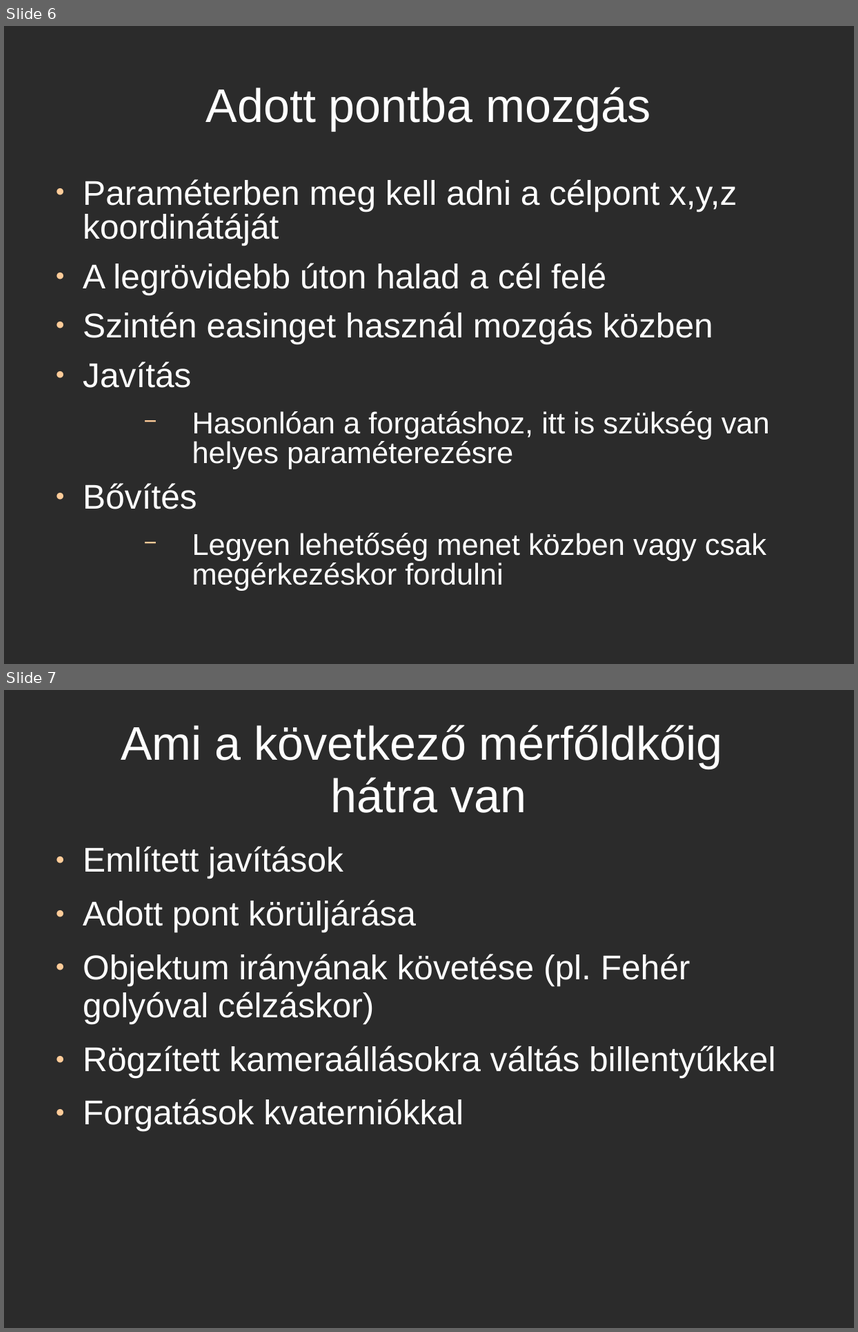
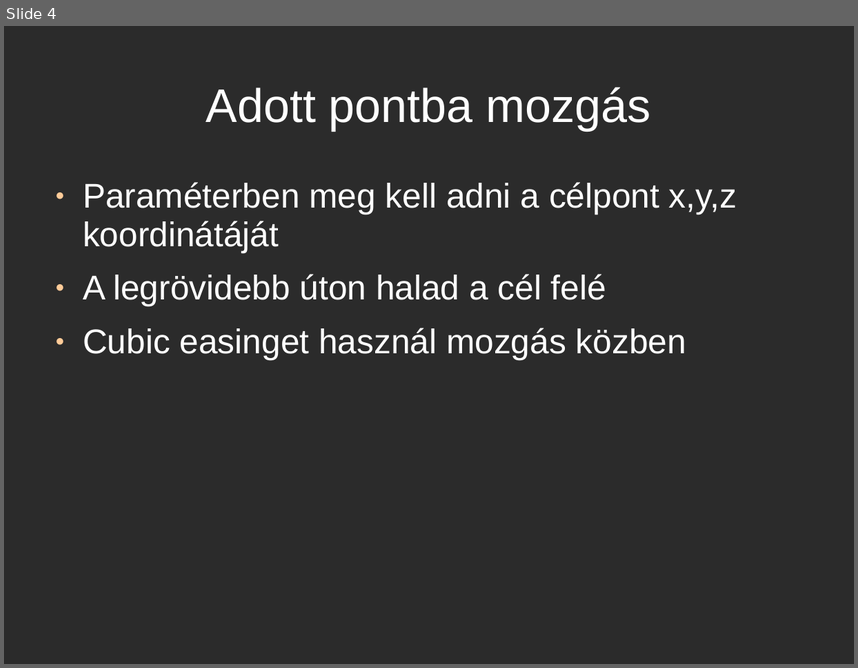
Before and after one commit to csko/Pool, a slide deck: Milestone 1/doc/borde_sandor_m1.ppt. Shown one above the other, each under a label of ours: slides 6 and 7 before the commit, slide 4 after it. The pictures are 858x1332 and 858x668 pixels, drawn with LibreOffice and Linux fonts; fonts in the diff are those of the drawing; background and template pictures are left out; a plain dark background stands for a picture behind light text. Boxes give left, top, right and bottom in pixels: in the first picture for what was removed or moved away, otherwise in the second. Text is boxed around its words. In the diff, an @@ line names an element or a change of style, - is before the commit and + after.

```diff
--- a/Milestone 1/doc/borde_sandor_m1.ppt
+++ b/Milestone 1/doc/borde_sandor_m1.ppt
@@ slide 7 removed at (x1=4, y1=690, x2=854, y2=1328), background picture (left out) @@
@@ title removed at (x1=121, y1=724, x2=723, y2=813) @@
-Ami a következő mérfőldkőig
-hátra van
@@ text removed at (x1=83, y1=846, x2=775, y2=1131) @@
-● Említett javítások
-● Adott pont körüljárása
-● Objektum irányának követése (pl. Fehér golyóval célzáskor)
-● Rögzített kameraállásokra váltás billentyűkkel
-● Forgatások kvaterniókkal
@@ what was slide 6 is now slide 4 @@
@@ slide 4 changed as well @@
@@ text at (x1=83, y1=182, x2=737, y2=306): line spacing 0.83 to 0.93 @@
@@ text at (x1=83, y1=328, x2=686, y2=360): text changed; size 28 to 32 pt @@
-● Szintén easinget használ mozgás közben
-● Javítás
-  − Hasonlóan a forgatáshoz, itt is szükség van helyes paraméterezésre
-● Bővítés
-  − Legyen lehetőség menet közben vagy csak megérkezéskor fordulni
+● Cubic easinget használ mozgás közben
```
Also in this commit, not shown: 3 other slides changed, 5 slides added, 6 other files.
